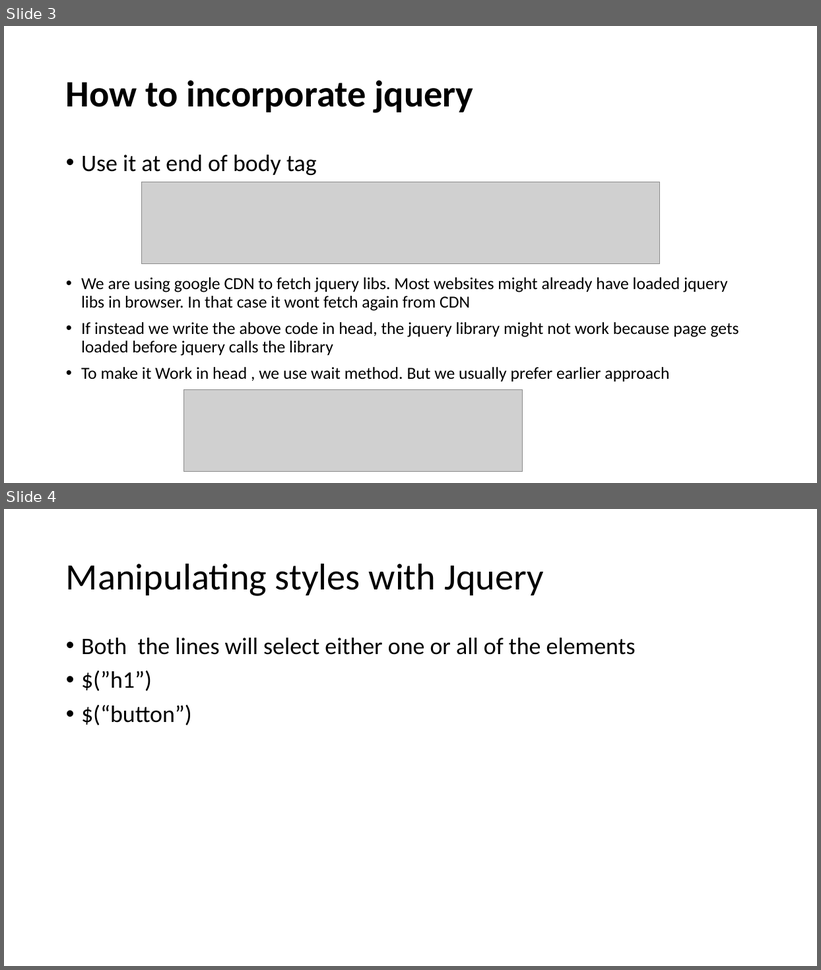
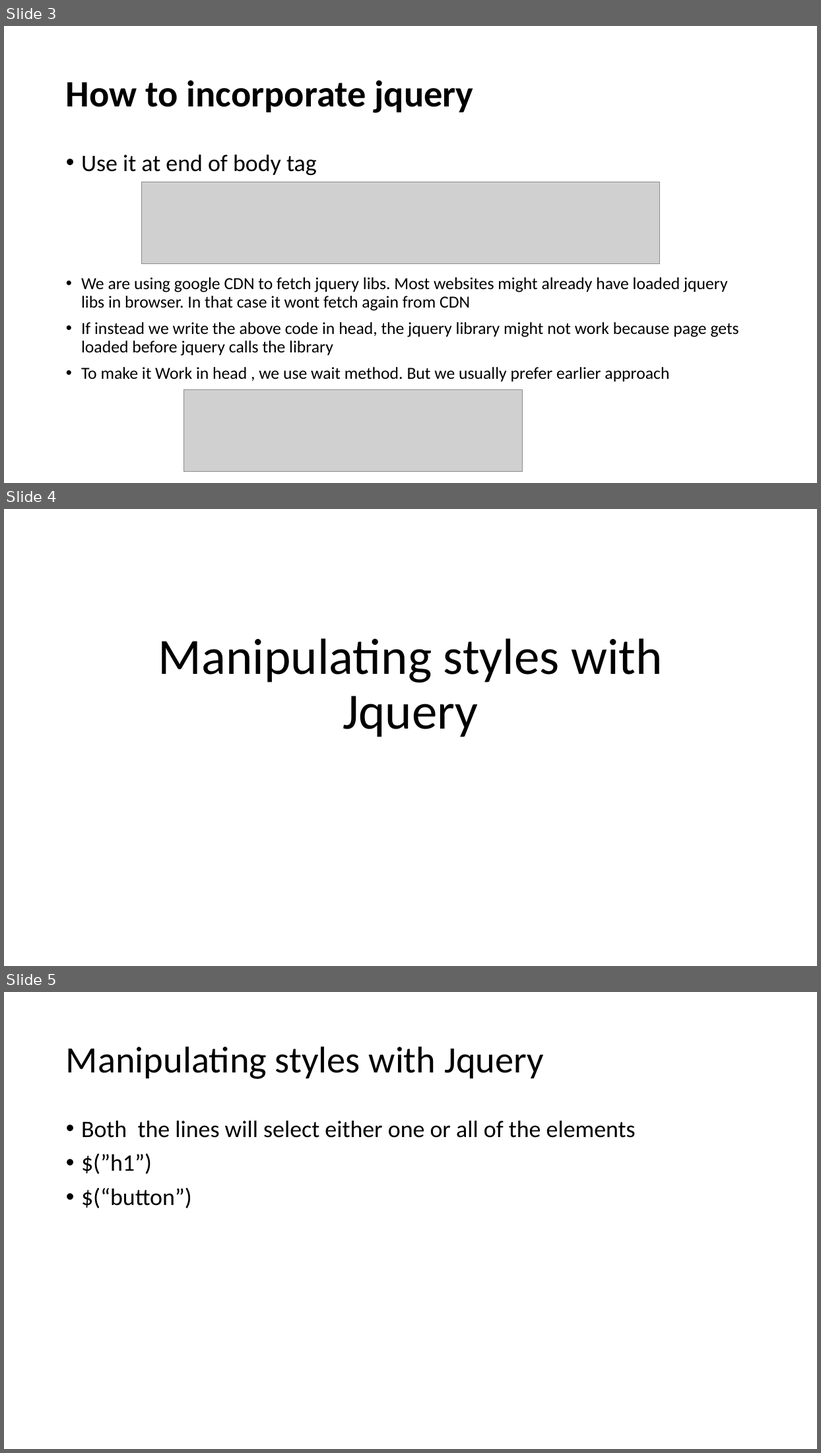
Before and after one commit to aroranishant8/WebDevelopment, a slide deck: Presentations/Section14_Jquery.pptx. Shown one above the other, each under a label of ours: slides 3 and 4 before the commit, slides 3, 4 and 5 after it. The pictures are 821x970 and 821x1453 pixels, drawn with LibreOffice and Linux fonts; fonts in the diff are those of the drawing; grey boxes stand for pictures. Boxes give left, top, right and bottom in pixels: in the first picture for what was removed or moved away, otherwise in the second. Text is boxed around its words. In the diff, an @@ line names an element or a change of style, - is before the commit and + after.

```diff
--- a/Presentations/Section14_Jquery.pptx
+++ b/Presentations/Section14_Jquery.pptx
@@ slide 4 added at bbox=[4, 509, 817, 966], background #FFFFFF @@
@@ title added at bbox=[158, 638, 663, 737], 60 pt, text #000000 @@
+Manipulating styles with Jquery
@@ what was slide 4 is now slide 5 @@
```
Also in this commit, not shown: 1 slide changed, 3 other slides added, 4 other files.
